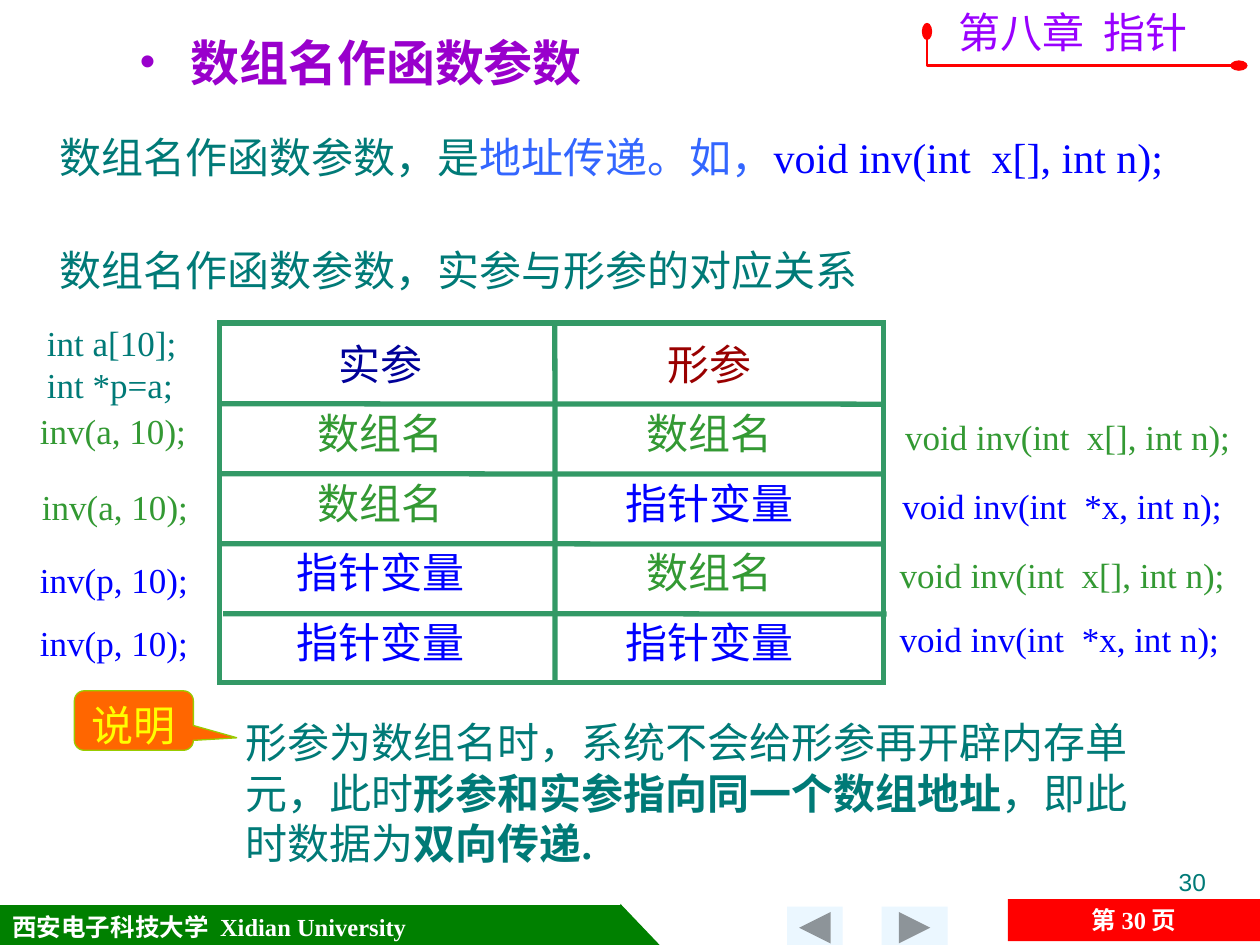
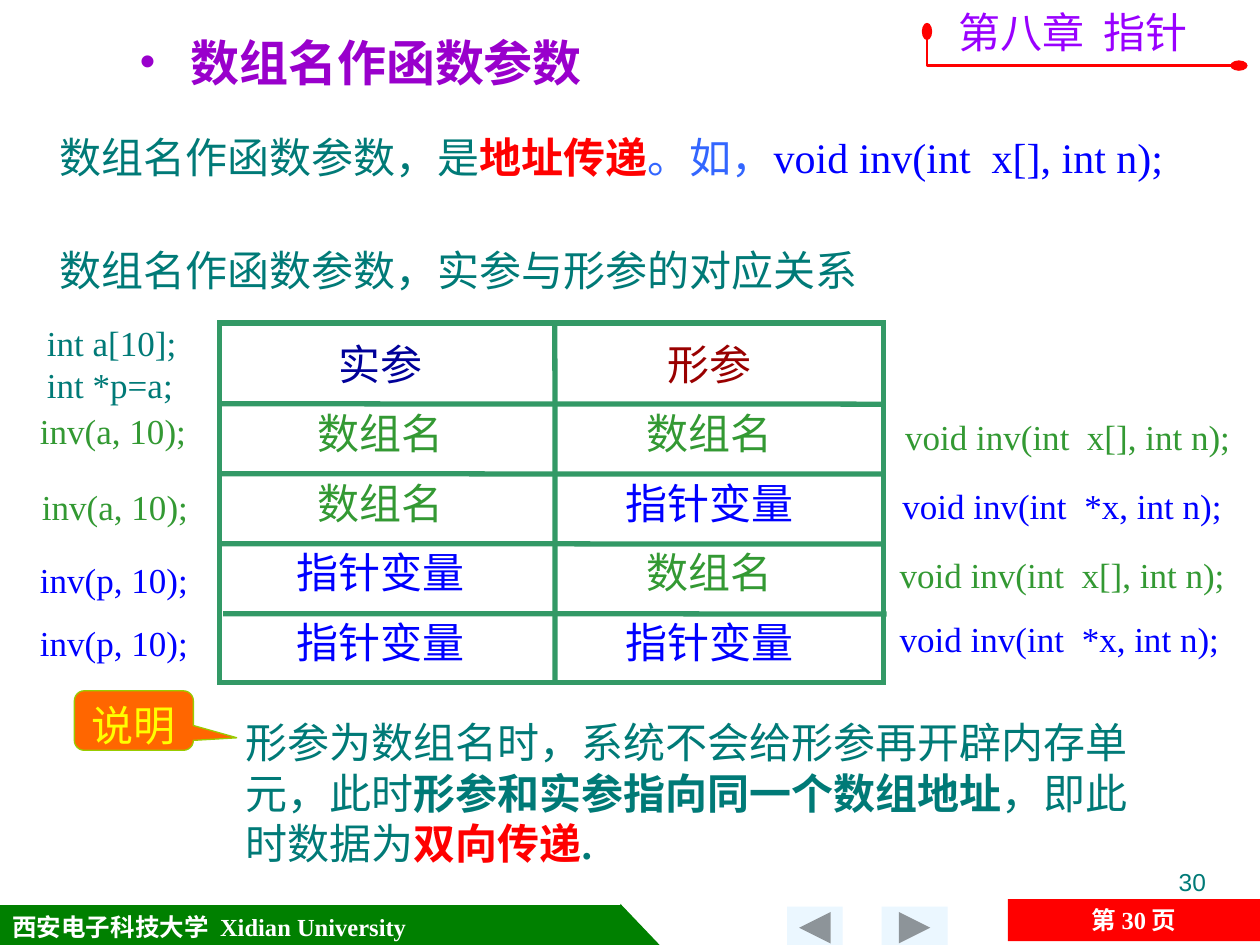
Before and after one commit to jtrfid/C-Repositories, a slide deck: slide 30 of 2015备课/课件/第8章 指针.pptx. Drawn at 1260x945 pixels with LibreOffice and Linux fonts; fonts in the diff are those of the drawing; background and template pictures are left out. Boxes give left, top, right and bottom in pixels: in the first picture for what was removed or moved away, otherwise in the second. Text is boxed around its words. In the diff, an @@ line names an element or a change of style, - is before the commit and + after.

Commit message:
修订ch8，添加实参二维数组，形参一维数组

```diff
--- a/2015备课/课件/第8章 指针.pptx
+++ b/2015备课/课件/第8章 指针.pptx
@@ text at (x1=60, y1=137, x2=1163, y2=182): text colour #3366FF to #FF0000, bold on in "数组名作函数参数，是地址传递。如，void" @@
@@ text "形参为数组名时，系统不会给形参再开辟内存单元，此时形参和实参指向同一个数组地址，即此时数据为双向传递." at (x1=246, y1=722, x2=1128, y2=863): text colour #007A77 to #FF0000 in "形参为数组名时，系统不会给形参再开辟内存单元，此时形参和实参指向同一个数组地址，即此时数据为双向传递." @@
```
Also in this commit, not shown: 12 other slides changed, 1 slide added, 7 slides removed.
